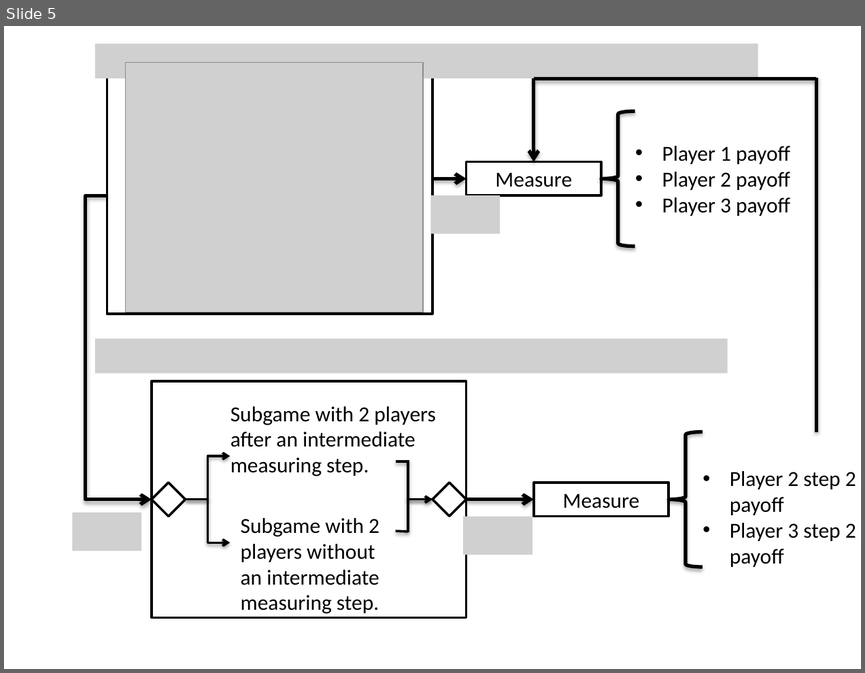
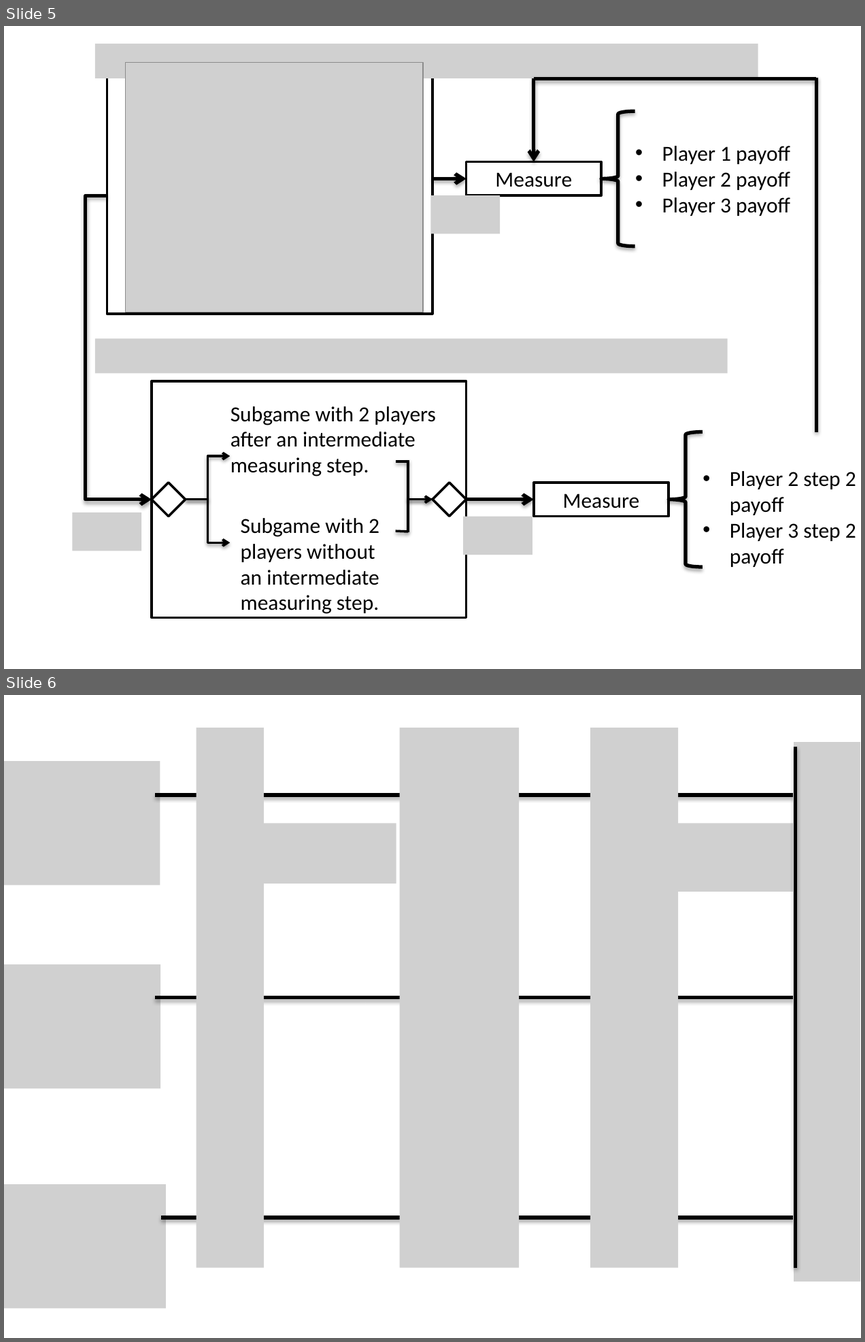
Before and after one commit to Delanir/QuantumPirates, a slide deck: esquema.pptx. Shown one above the other, each under a label of ours: slide 5 before the commit, slides 5 and 6 after it. The pictures are 865x673 and 865x1342 pixels, drawn with LibreOffice and Linux fonts; fonts in the diff are those of the drawing; grey boxes stand for pictures. Boxes give left, top, right and bottom in pixels: in the first picture for what was removed or moved away, otherwise in the second. Text is boxed around its words. In the diff, an @@ line names an element or a change of style, - is before the commit and + after.

```diff
--- a/esquema.pptx
+++ b/esquema.pptx
@@ slide 6 added at (x1=4, y1=695, x2=861, y2=1338), background #FFFFFF @@
@@ picture added at (x1=196, y1=728, x2=264, y2=1268) @@
@@ picture added at (x1=400, y1=728, x2=519, y2=1268) @@
@@ picture added at (x1=590, y1=728, x2=677, y2=1268) @@
@@ picture added at (x1=793, y1=742, x2=861, y2=1282) @@
@@ line added from (795, 747) to (795, 1268), #000000 3 pt @@
@@ picture added at (x1=4, y1=761, x2=160, y2=885) @@
@@ line added from (155, 795) to (795, 795), #000000 3 pt @@
@@ picture added at (x1=264, y1=823, x2=396, y2=883) @@
@@ picture added at (x1=667, y1=823, x2=805, y2=892) @@
@@ picture added at (x1=4, y1=964, x2=161, y2=1088) @@
@@ line added from (155, 998) to (793, 998), #000000 3 pt @@
@@ picture added at (x1=4, y1=1184, x2=166, y2=1308) @@
@@ line added from (161, 1217) to (793, 1217), #000000 3 pt @@
```
Also in this commit, not shown: 1 other slide added, 17 other files.
